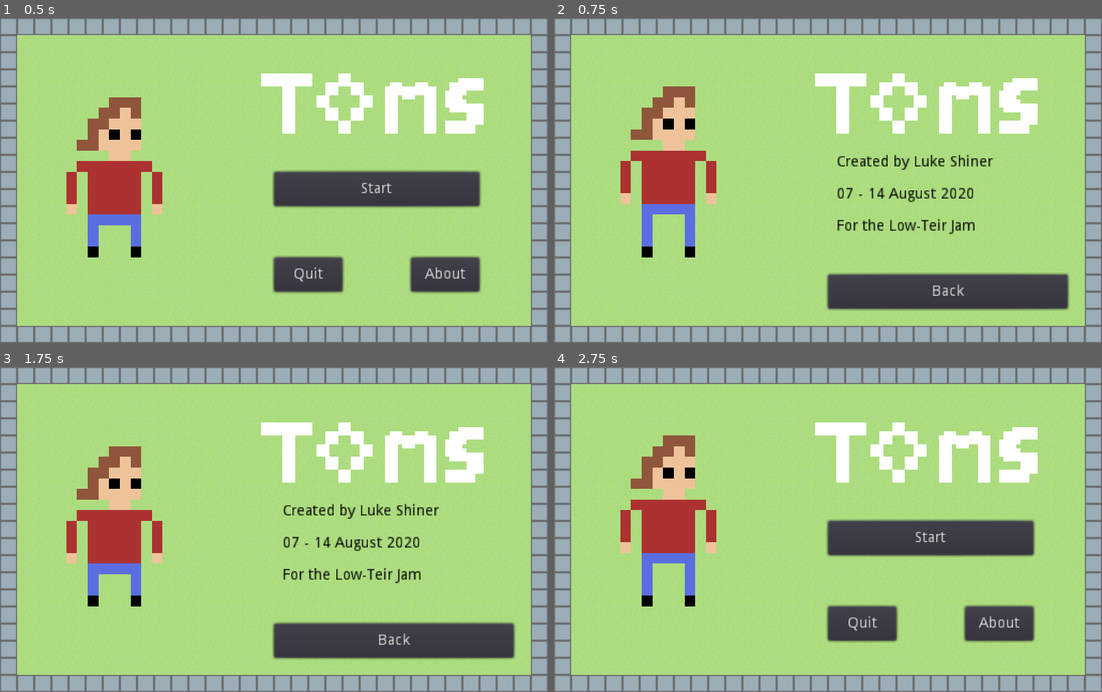
Above: before the commit, frames 1-4 (two rows, left to right).
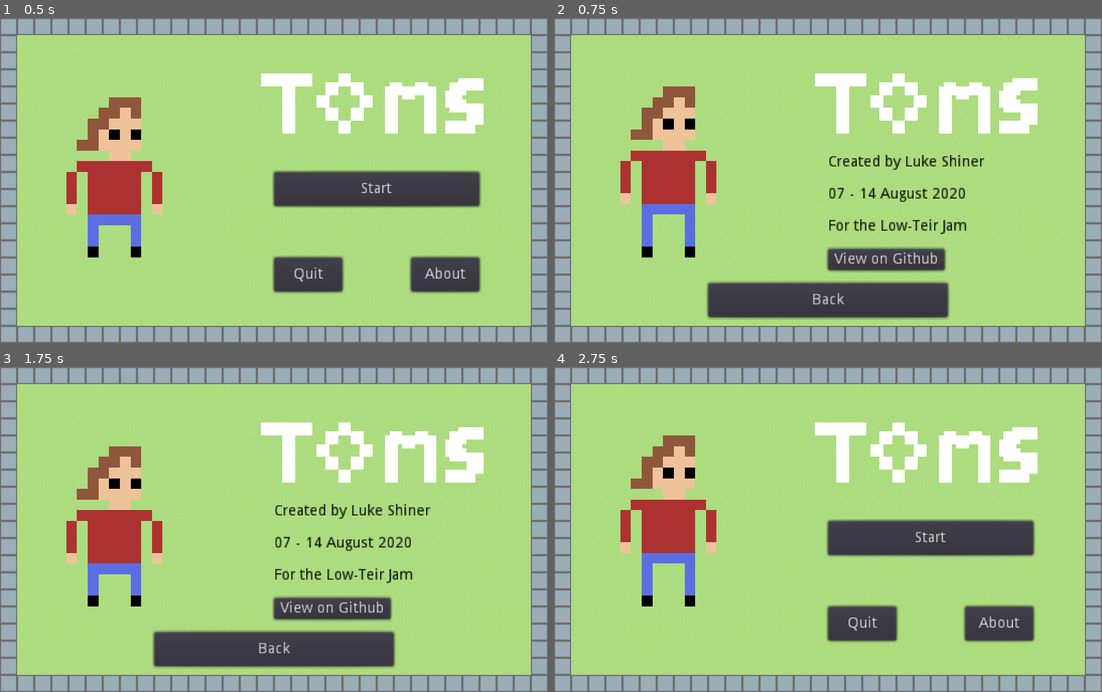
Above: after the commit, the same moments.

Repository: lukeshiner/toms
Game: Godot game, scene res://ui/Menu.tscn
The game is run twice, just before and just after one commit, with the same random seed, the same clock (stepped at 60 frames per second) and the same inputs.
Inputs (mouse positions are in pixels of both pictures, inside the frame that each line leads up to):
- Up to frame 1 (0.5 s): no input
- Up to frame 2 (0.75 s): click "About" at 0.5 s
- Up to frame 3 (1.75 s): tap Enter at 1.25 s; move the mouse to (394, 513) at 1.27 s; click (394, 513) at 1.42 s
- Up to frame 4 (2.75 s): click "Back" at 2 s

Frame 1 is identical in both runs. In frame 2, 10% of the frame differs, in the area x 27-95%, y 42-93%; in frame 3, 10%; in frame 4, nothing differs.

Commit message:
feat: Add github link to about page

Diff:
--- a/ui/About.gd
+++ b/ui/About.gd
@@ -4,3 +4,7 @@
 
 func _on_BackButton_pressed():
 	get_tree().change_scene("res://ui/Menu.tscn")
+
+
+func _on_GithubButton_pressed():
+	OS.shell_open("http://github.com/lukeshiner/toms")
--- a/ui/About.tscn
+++ b/ui/About.tscn
@@ -86,19 +86,19 @@
 }
 
 [node name="BackButton" type="Button" parent="Control"]
-margin_left = 256.0
-margin_top = 240.0
-margin_right = 480.0
-margin_bottom = 272.0
+margin_left = 144.0
+margin_top = 248.0
+margin_right = 368.0
+margin_bottom = 280.0
 text = "Back"
 __meta__ = {
 "_edit_use_anchors_": false
 }
 
 [node name="RichTextLabel" type="RichTextLabel" parent="Control"]
-margin_left = 264.0
+margin_left = 256.0
 margin_top = 128.0
-margin_right = 464.0
+margin_right = 456.0
 margin_bottom = 216.0
 custom_colors/default_color = Color( 0, 0, 0, 1 )
 text = "Created by Luke Shiner
@@ -106,6 +106,16 @@
 07 - 14 August 2020
 
 For the Low-Teir Jam"
+
+[node name="GithubButton" type="Button" parent="Control"]
+margin_left = 256.0
+margin_top = 216.0
+margin_right = 365.0
+margin_bottom = 236.0
+text = "View on Github"
+__meta__ = {
+"_edit_use_anchors_": false
+}
 
 [node name="AnimatedSprite" type="AnimatedSprite" parent="."]
 position = Vector2( 112, 144 )
@@ -119,3 +129,4 @@
 scale = Vector2( 4, 4 )
 texture = ExtResource( 3 )
 [connection signal="pressed" from="Control/BackButton" to="." method="_on_BackButton_pressed"]
+[connection signal="pressed" from="Control/GithubButton" to="." method="_on_GithubButton_pressed"]
Not shown, added: .gitignore
